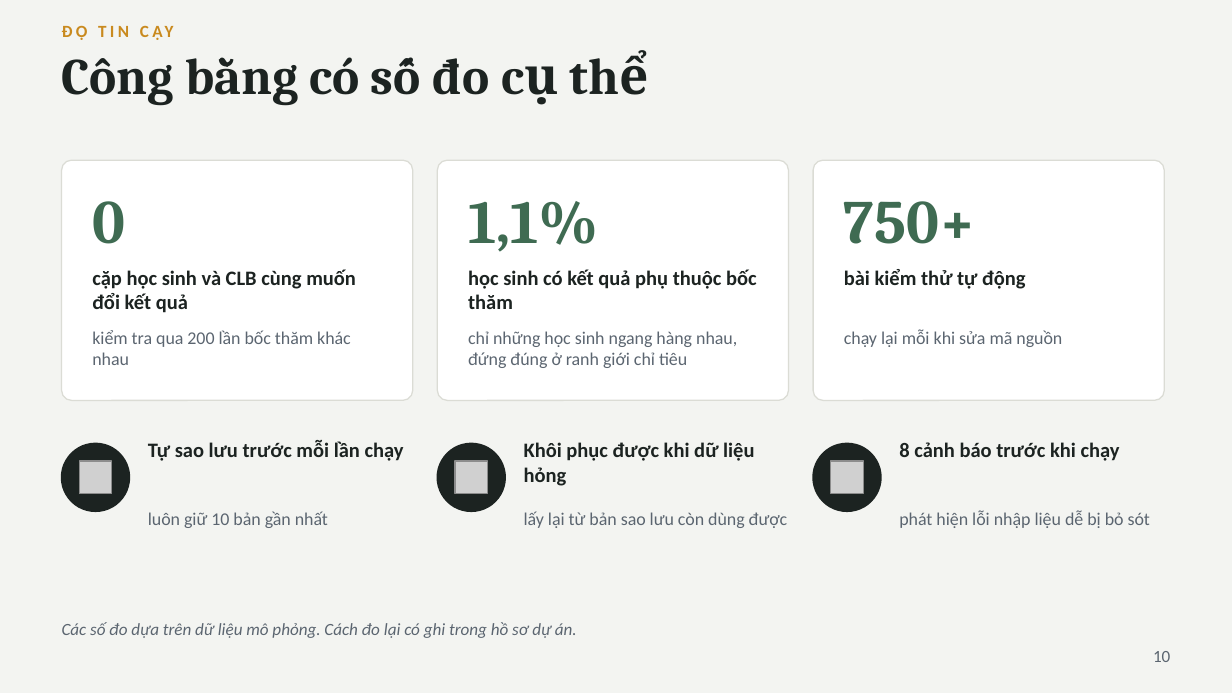
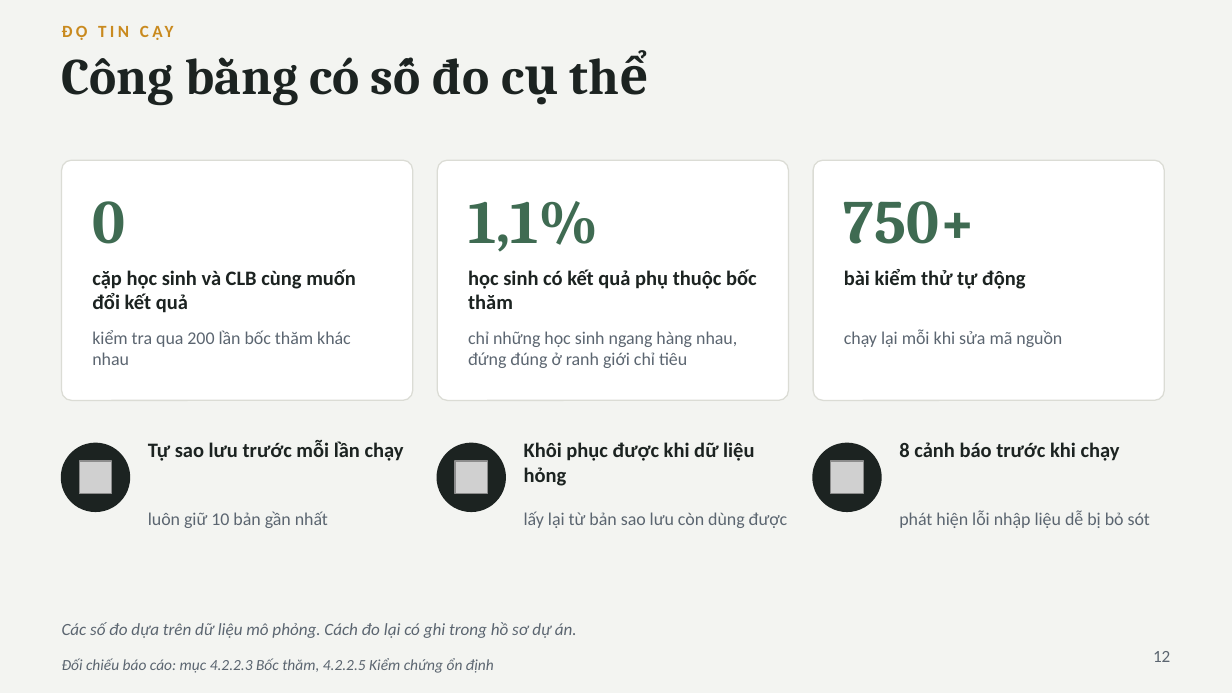
Before and after one commit to nguyenphanvantruong6969-arch/rbda-kiosk, a slide deck: slide 12 of TRINH_BAY_BAN_GIAM_HIEU.pptx (slide 10 before the commit). Drawn at 1232x693 pixels with LibreOffice and Linux fonts; fonts in the diff are those of the drawing; grey boxes stand for pictures. Boxes give left, top, right and bottom in pixels: in the first picture for what was removed or moved away, otherwise in the second. Text is boxed around its words. In the diff, an @@ line names an element or a change of style, - is before the commit and + after.

```diff
--- a/TRINH_BAY_BAN_GIAM_HIEU.pptx
+++ b/TRINH_BAY_BAN_GIAM_HIEU.pptx
@@ text added at (62,658,494,673), 9 pt, text #5B6570, italic @@
+Đối chiếu báo cáo: mục 4.2.2.3 Bốc thăm, 4.2.2.5 Kiểm chứng ổn định
@@ text at (1153,651,1170,662): text changed @@
-10
+12
```
Also in this commit, not shown: 10 other slides changed, 2 slides added.
